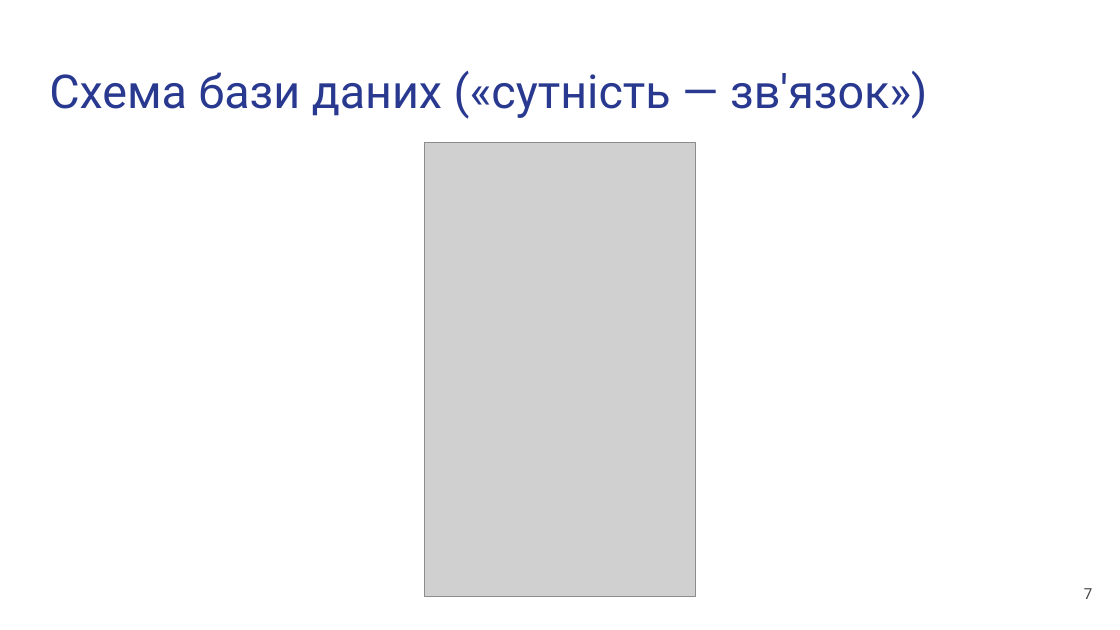
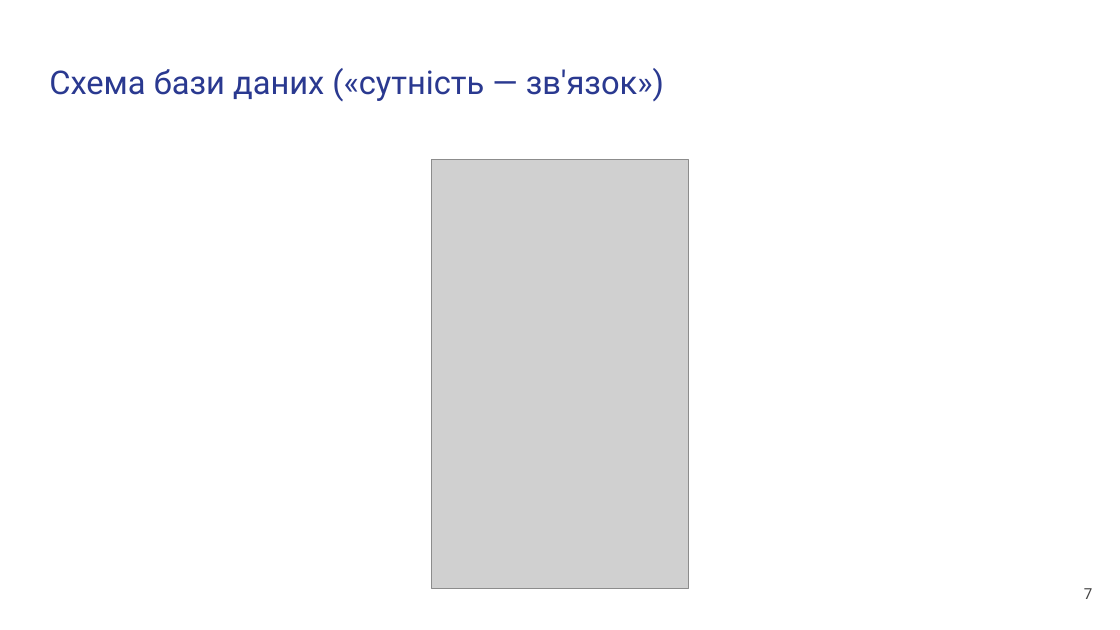
Before and after one commit to Ilyaberbx/diplomna_robota, a slide deck: slide 7 of thesis/presentation.pptx. Drawn at 1120x630 pixels with LibreOffice and Linux fonts; fonts in the diff are those of the drawing; grey boxes stand for pictures. Boxes give left, top, right and bottom in pixels: in the first picture for what was removed or moved away, otherwise in the second. Text is boxed around its words. In the diff, an @@ line names an element or a change of style, - is before the commit and + after.

```diff
--- a/thesis/presentation.pptx
+++ b/thesis/presentation.pptx
@@ title "Схема бази даних («сутність — ..." at (x1=49, y1=68, x2=664, y2=101): size 40 to 28 pt @@
@@ picture resized from (x1=424, y1=143, x2=697, y2=597) to (x1=432, y1=160, x2=689, y2=588) @@
```
Also in this commit, not shown: 7 other slides changed, 2 other files.
